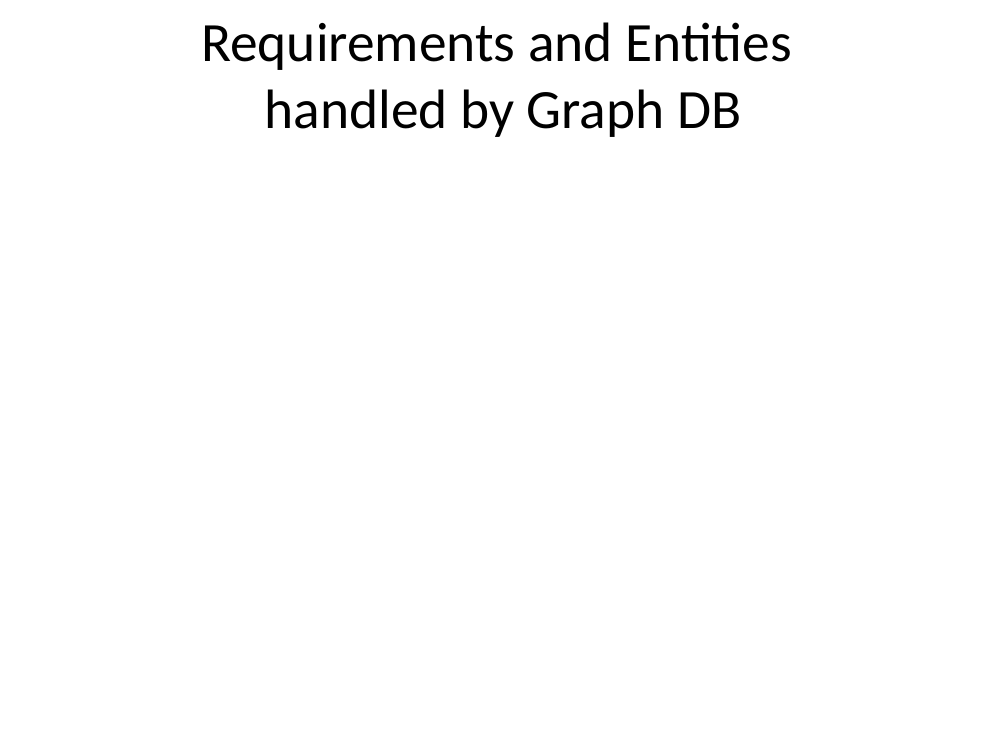
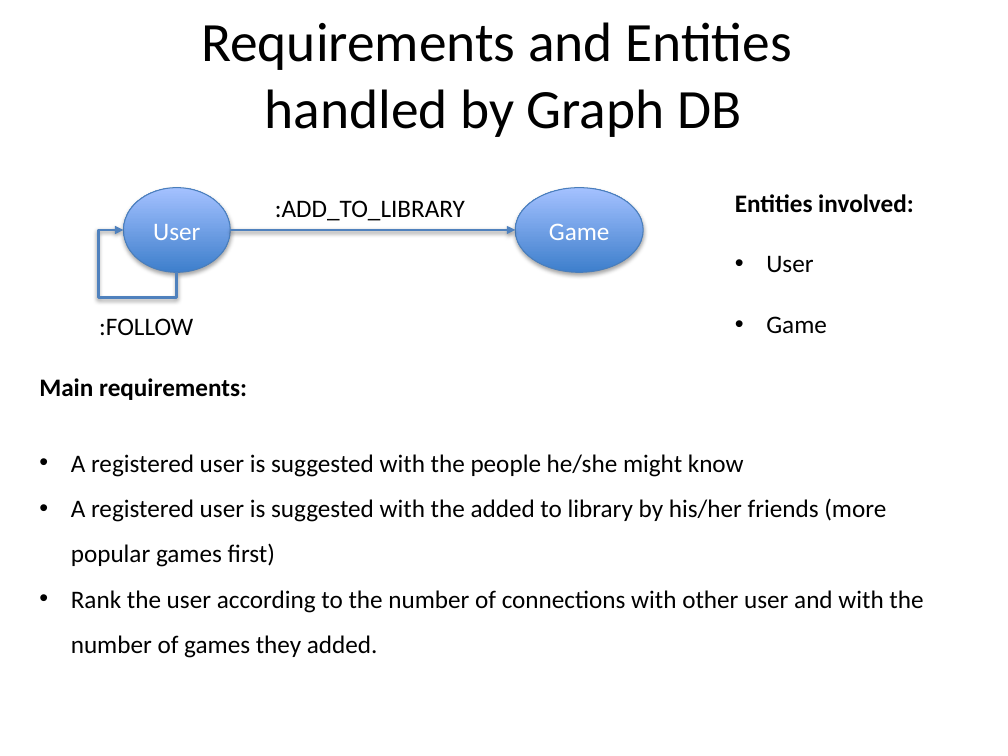
Before and after one commit to lorenzoceccanti/pixelindex, a slide deck: slide 7 of Preliminary Presentation.pptx (slide 8 before the commit). Drawn at 1008x756 pixels with LibreOffice and Linux fonts; fonts in the diff are those of the drawing; background and template pictures are left out. Boxes give left, top, right and bottom in pixels: in the first picture for what was removed or moved away, otherwise in the second. Text is boxed around its words. In the diff, an @@ line names an element or a change of style, - is before the commit and + after.

```diff
--- a/Preliminary Presentation.pptx
+++ b/Preliminary Presentation.pptx
@@ ellipse added at (123,187,230,272), fill gradient #3F80CE to #A4C4FF, outline #4B7EBC 0.75 pt, 18 pt, text #FFFFFF @@
+User
@@ text added at (275,200,465,221), 18 pt, text #000000 @@
+:ADD_TO_LIBRARY
@@ ellipse added at (515,187,643,272), fill gradient #3F80CE to #A4C4FF, outline #4B7EBC 0.75 pt, 18 pt, text #FFFFFF @@
+Game
@@ text added at (735,194,914,334), 18 pt, text #000000, bold @@
+Entities involved:
+• User
+• Game
@@ elbow arrow added from (176, 272) to (123, 230), #4F81BD 2 pt @@
@@ arrow added from (230, 230) to (515, 230), #4F81BD 2 pt @@
@@ text added at (99,318,193,335), 18 pt, text #000000 @@
+:FOLLOW
@@ text added at (39,378,923,658), 18 pt, text #000000 @@
+Main requirements:
+• A registered user is suggested with the people he/she might know
+• A registered user is suggested with the added to library by his/her friends (more popular games first)
+• Rank the user according to the number of connections with other user and with the number of games they added.
```
Also in this commit, not shown: 4 other slides changed, 2 slides added, 3 slides removed.
